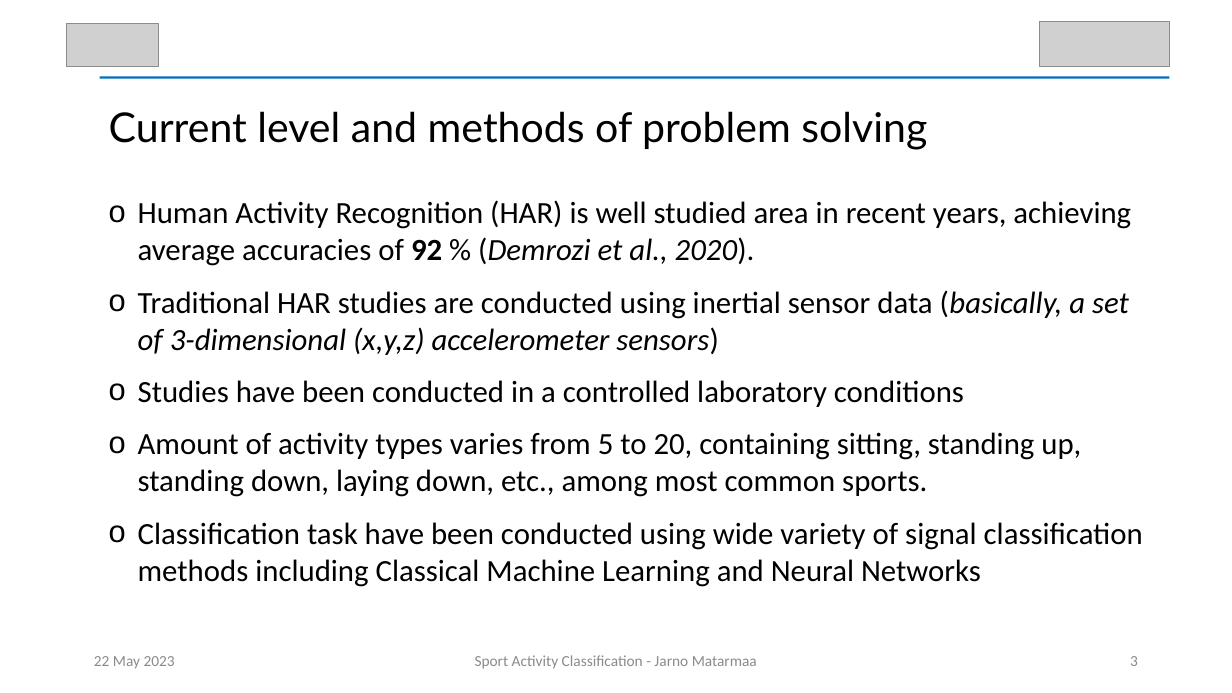
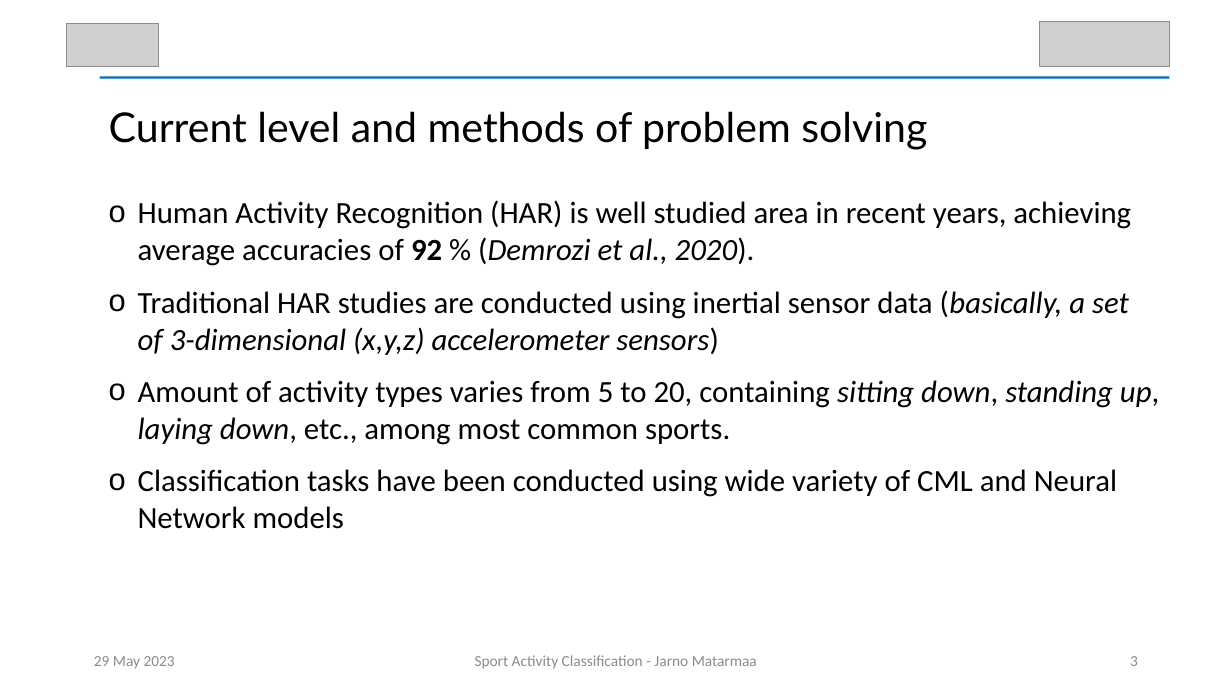
Before and after one commit to JABE22/MasterProject, a slide deck: slide 3 of presentation/SAC_Thesis_Presentation.pptx. Drawn at 1232x693 pixels with LibreOffice and Linux fonts; fonts in the diff are those of the drawing; grey boxes stand for pictures. Boxes give left, top, right and bottom in pixels: in the first picture for what was removed or moved away, otherwise in the second. Text is boxed around its words. In the diff, an @@ line names an element or a change of style, - is before the commit and + after.

```diff
--- a/presentation/SAC_Thesis_Presentation.pptx
+++ b/presentation/SAC_Thesis_Presentation.pptx
@@ text at (138, 380, 1159, 529): text changed @@
-o Studies have been conducted in a controlled laboratory conditions
-o Amount of activity types varies from 5 to 20, containing sitting, standing up, standing down, laying down, etc., among most common sports.
-o Classification task have been conducted using wide variety of signal classification methods including Classical Machine Learning and Neural Networks
+o Amount of activity types varies from 5 to 20, containing sitting down, standing up, laying down, etc., among most common sports.
+o Classification tasks have been conducted using wide variety of CML and Neural Network models
@@ text at (94, 656, 175, 669): text changed @@
-22 May 2023
+29 May 2023
```
Also in this commit, not shown: 14 other slides changed, 4 slides added, 12 other files.
